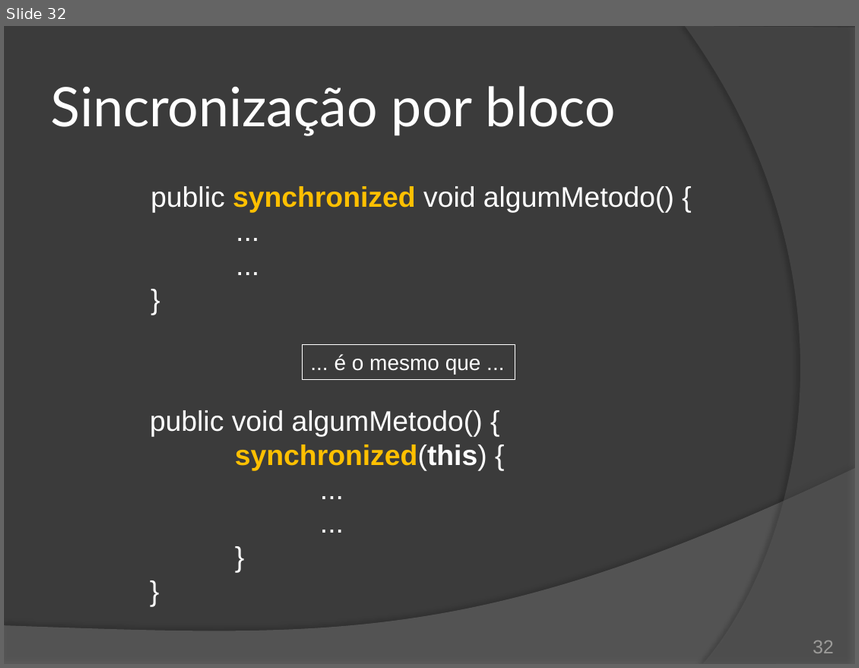
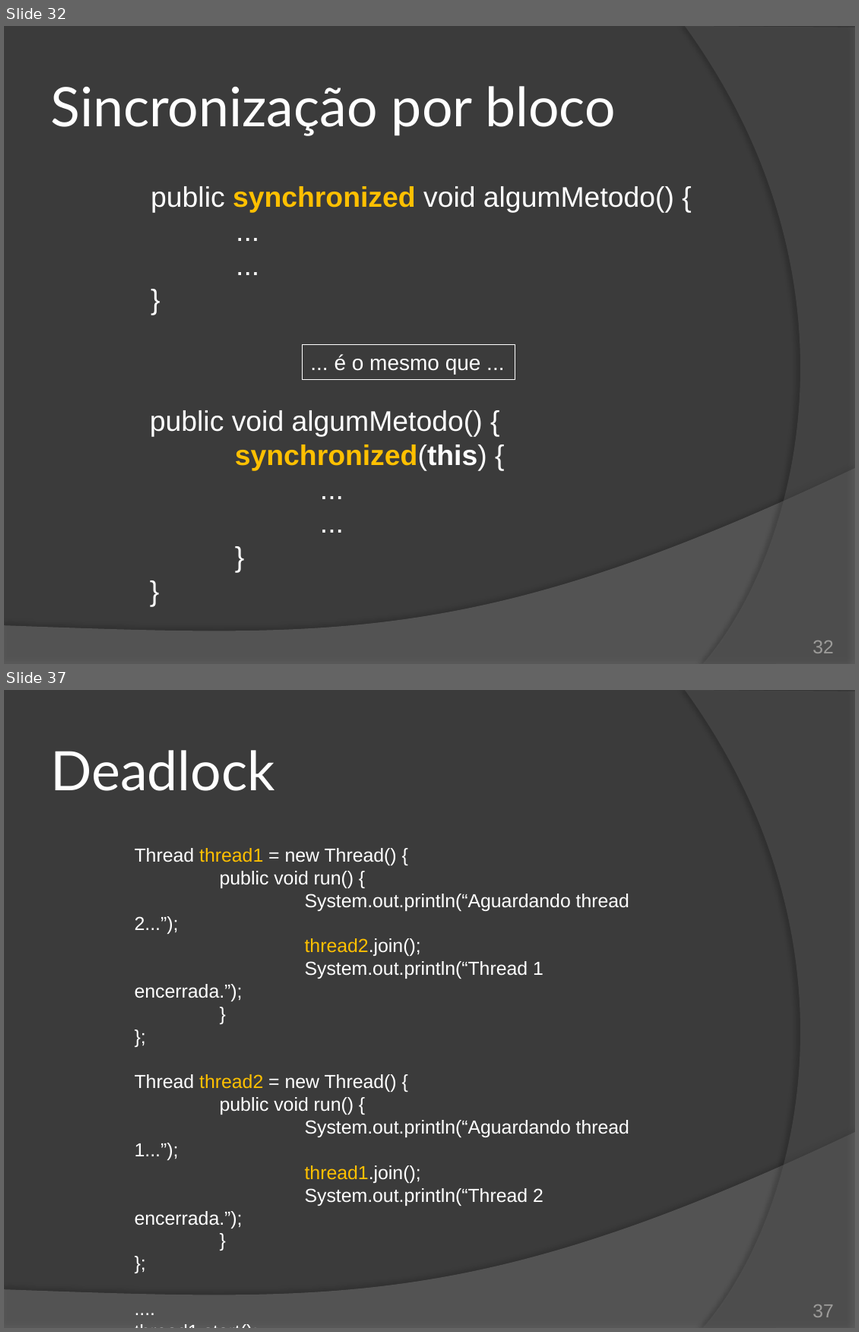
Before and after one commit to duchesqui/slzvieira-training, a slide deck: 2-Java-Programmer-Modulo-II/14.Capitulo08.pptx. Shown one above the other, each under a label of ours: slide 32 before the commit, slides 32 and 37 after it; the slides between them are not shown. The pictures are 859x668 and 859x1332 pixels, drawn with LibreOffice and Linux fonts; fonts in the diff are those of the drawing. Boxes give left, top, right and bottom in pixels: in the first picture for what was removed or moved away, otherwise in the second. Text is boxed around its words. In the diff, an @@ line names an element or a change of style, - is before the commit and + after.

Commit message:
Slides final do capítulo 8 - Threads.

```diff
--- a/2-Java-Programmer-Modulo-II/14.Capitulo08.pptx
+++ b/2-Java-Programmer-Modulo-II/14.Capitulo08.pptx
@@ slide 37 added at [4,690,855,1328], background #3B3B3B; not listed: 2 template elements that a slide beside it also shows @@
@@ title added at [51,750,275,791], 46 pt, text #FFFFFF @@
+Deadlock
@@ text added at [135,848,629,1229], 16 pt, text #FFFFFF @@
+Thread thread1 = new Thread() {
+public void run() {
+System.out.println(“Aguardando thread 2...”);
+thread2.join();
+System.out.println(“Thread 1 encerrada.”);
+}
+};
+Thread thread2 = new Thread() {
+public void run() {
+System.out.println(“Aguardando thread 1...”);
+thread1.join();
+System.out.println(“Thread 2 encerrada.”);
+}
+};
+....
+thread1.start();
+thread2.start();
@@ page number added at [813,1305,834,1318], 16 pt, text #9D9B9A @@
+37
```
Also in this commit, not shown: 1 slide changed, 4 other slides added, 1 slide removed, 5 other files.
